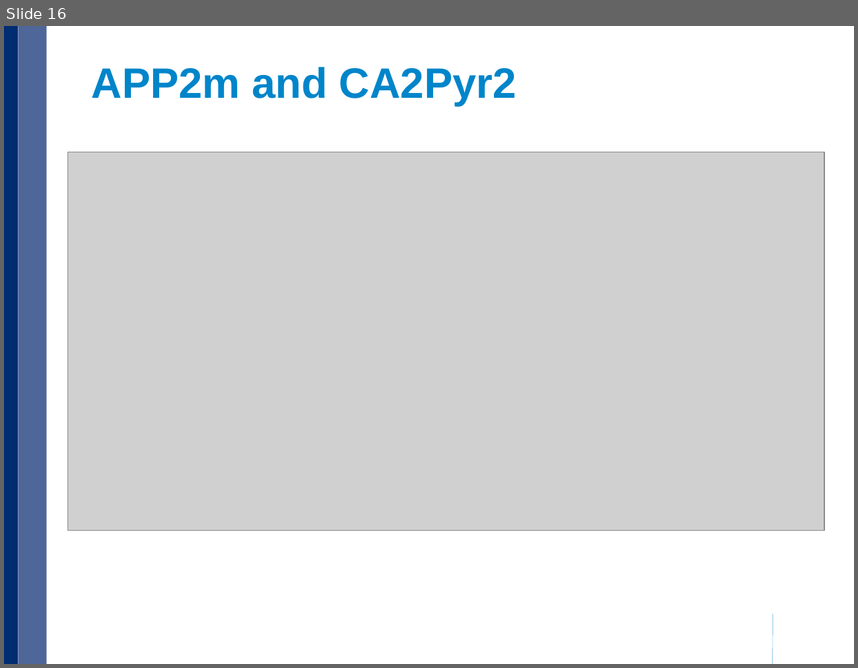
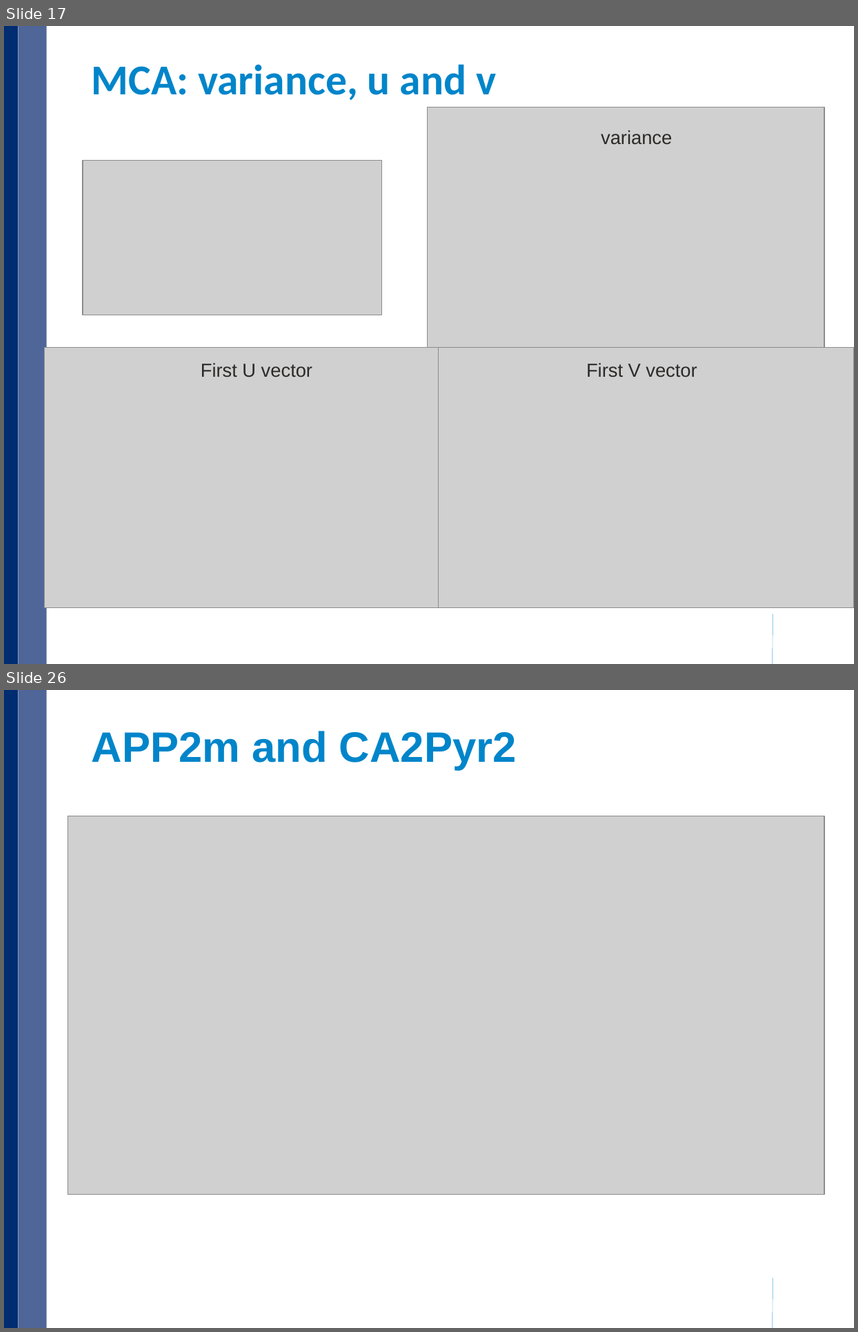
Before and after one commit to xulong82/pmca, a slide deck: pmca_current.pptx. Shown one above the other, each under a label of ours: slide 16 before the commit, slides 17 and 26 after it; the slides between them are not shown. The pictures are 858x668 and 858x1332 pixels, drawn with LibreOffice and Linux fonts; fonts in the diff are those of the drawing; grey boxes stand for pictures; background and template pictures are left out. Boxes give left, top, right and bottom in pixels: in the first picture for what was removed or moved away, otherwise in the second. Text is boxed around its words. In the diff, an @@ line names an element or a change of style, - is before the commit and + after.

```diff
--- a/pmca_current.pptx
+++ b/pmca_current.pptx
@@ slide 17 added at (x1=4, y1=26, x2=854, y2=664), background #FFFFFF; not listed: 3 template elements that a slide beside it also shows @@
@@ title added at (x1=92, y1=64, x2=496, y2=100), 36 pt, text #0085CA, bold @@
+MCA: variance, u and v
@@ picture added at (x1=428, y1=107, x2=824, y2=373) @@
@@ text added at (x1=601, y1=130, x2=672, y2=145), 16 pt, text #2C2A29 @@
+variance
@@ picture added at (x1=83, y1=161, x2=382, y2=315) @@
@@ picture added at (x1=44, y1=348, x2=459, y2=608) @@
@@ picture added at (x1=439, y1=348, x2=854, y2=608) @@
@@ text added at (x1=201, y1=363, x2=312, y2=377), 16 pt, text #2C2A29 @@
+First U vector
@@ text added at (x1=586, y1=363, x2=697, y2=377), 16 pt, text #2C2A29 @@
+First V vector
@@ what was slide 16 is now slide 26 @@
```
Also in this commit, not shown: 2 slides changed, 22 other slides added, 13 slides removed, 24 other files.
